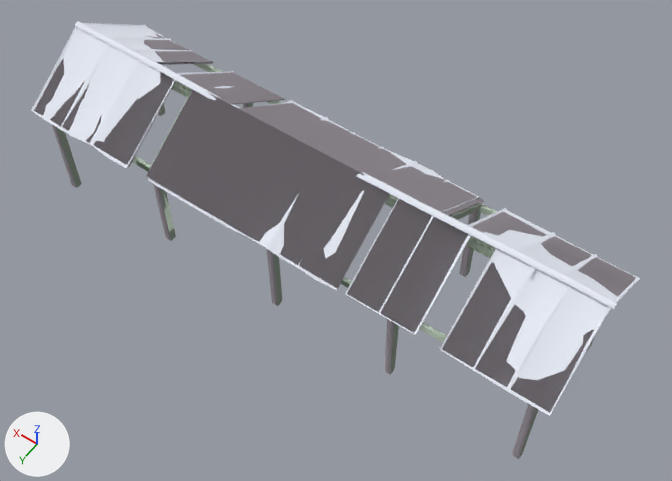
A saved change to the Blender file src/props_2fort/bridge_cover001.blend.
The view is the same before and after, from a 50 mm lens placed at (-565.0, 733.0, 1233.0), pointed at (-51.0, 13.0, 102.0). The lights are fixed; the arrows at lower left show +X, +Y and +Z. Objects named as collision shapes, trigger or cutter boxes, shadow casters or lower levels of detail are left out.

The first picture shows 'bridge_cover001_physics', 'bridge_cover001_reference', 'bridge_cover001_reference_lod1'.
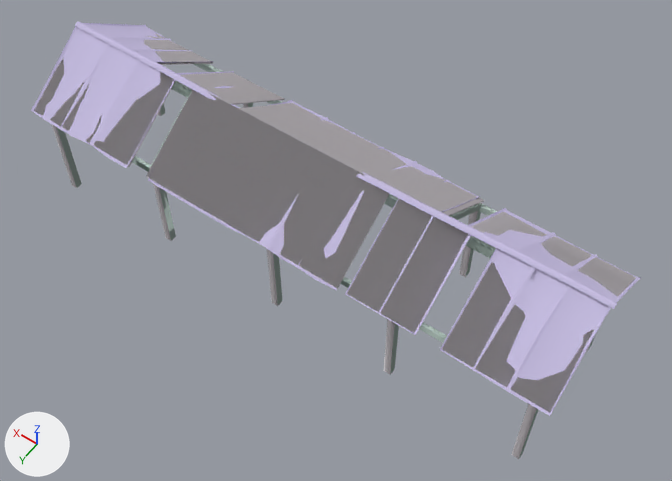
Where the change shows, as pixel boxes (x1, y1, x2, y2) in the pictures (672 x 481 px):
'bridge_cover001_physics', recoloured: (34, 34, 636, 459) in both
'bridge_cover001_reference', recoloured: (34, 22, 637, 414) in both
'bridge_cover001_reference_lod1', recoloured: (31, 23, 641, 458) in both

The change, as a diff of the scene's bpy script:
```diff
--- a/src/props_2fort/bridge_cover001.blend.py
+++ b/src/props_2fort/bridge_cover001.blend.py
@@ mat_roof_metal_bridge001 @@
 mat_roof_metal_bridge001 = diffuse_material('roof_metal_bridge001')
-mat_roof_metal_bridge001.base_color = (0.839, 0.874, 0.96)  # white #ecf0fa
+mat_roof_metal_bridge001.base_color = (0.589, 0.533, 0.784)  # white #cac1e5
@@ mat_phy @@
 mat_phy = diffuse_material('  phy')
-mat_phy.base_color = (0.65, 0.594, 0.653)  # light grey #d3cbd3
+mat_phy.base_color = (0.959, 0.904, 0.953)  # white #faf4fa
```
